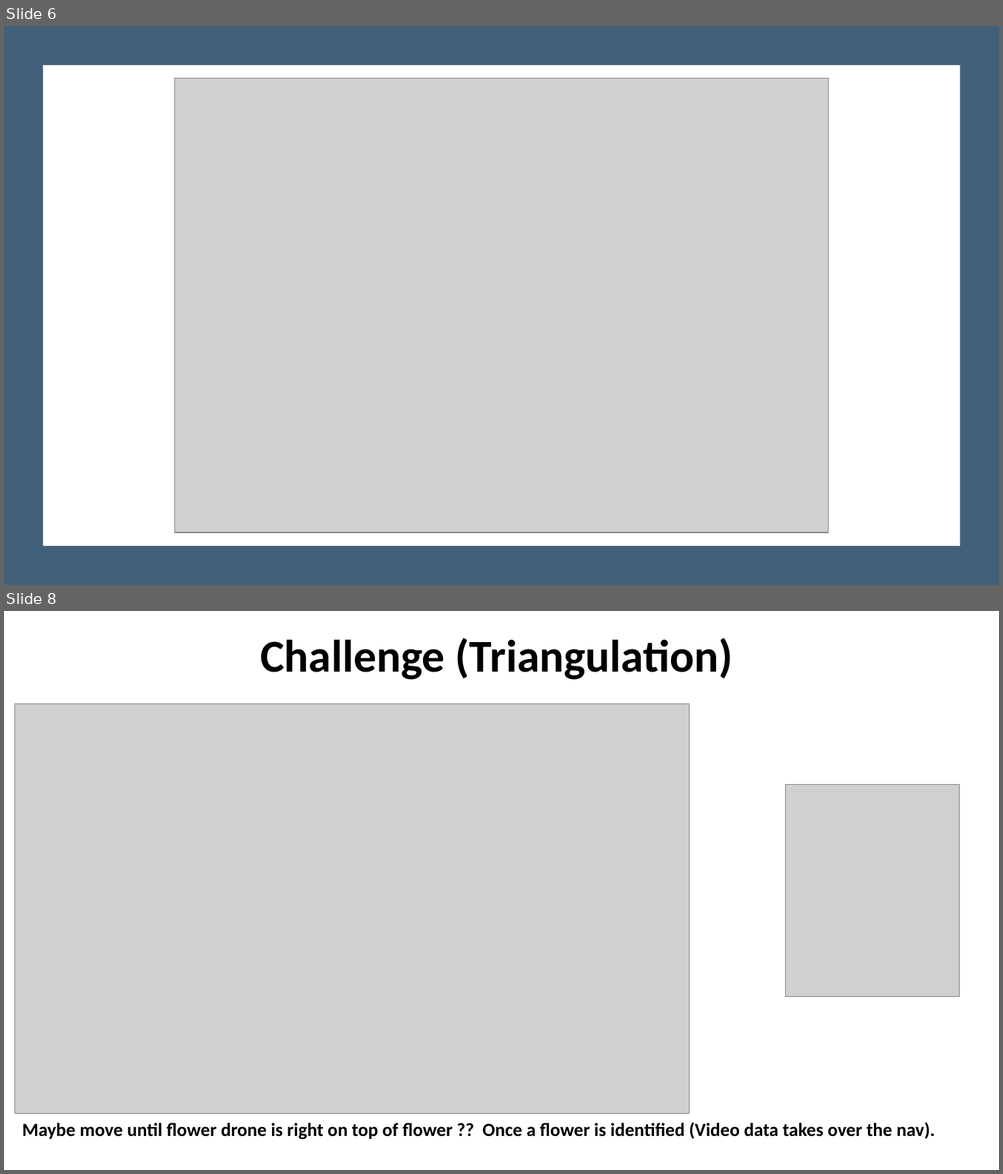
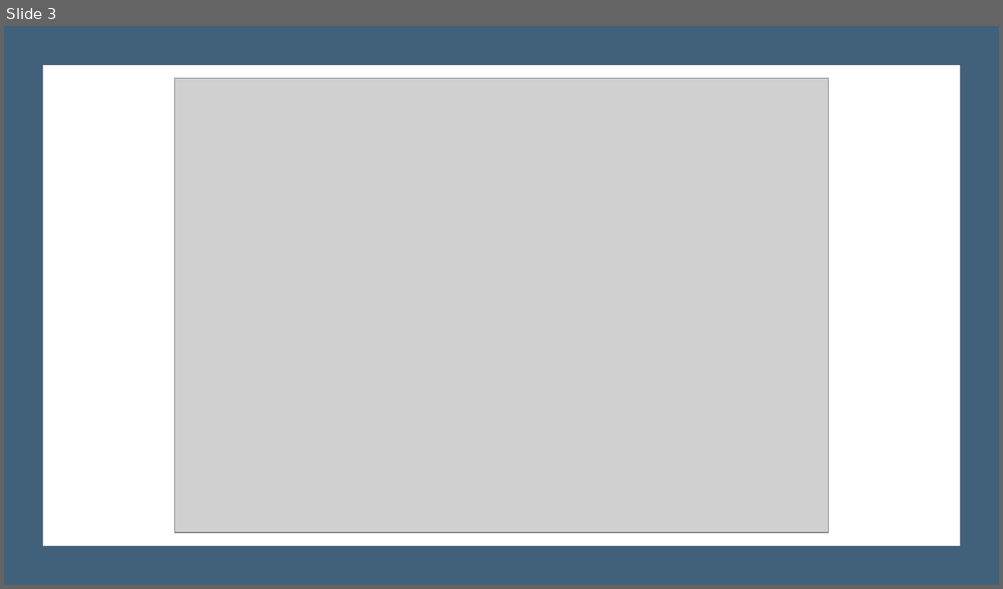
Before and after one commit to LuisRobaina/PolliNet, a slide deck: PolliNet.pptx. Shown one above the other, each under a label of ours: slides 6 and 8 before the commit, slide 3 after it; the slides between them are not shown. The pictures are 1003x1174 and 1003x589 pixels, drawn with LibreOffice and Linux fonts; fonts in the diff are those of the drawing; grey boxes stand for pictures. Boxes give left, top, right and bottom in pixels: in the first picture for what was removed or moved away, otherwise in the second. Text is boxed around its words. In the diff, an @@ line names an element or a change of style, - is before the commit and + after.

```diff
--- a/PolliNet.pptx
+++ b/PolliNet.pptx
@@ slide 8 removed at bbox=[4, 611, 999, 1170], background #FFFFFF @@
@@ title removed at bbox=[260, 638, 733, 680] @@
-Challenge (Triangulation)
@@ picture removed at bbox=[14, 704, 689, 1115] @@
@@ picture removed at bbox=[785, 785, 959, 997] @@
@@ text removed at bbox=[22, 1122, 935, 1140] @@
-Maybe move until flower drone is right on top of flower ?? Once a flower is identified (Video data takes over the nav).
@@ what was slide 6 is now slide 3 @@
```
Also in this commit, not shown: 3 slides changed, 1 slide added, 1 other slide removed.
